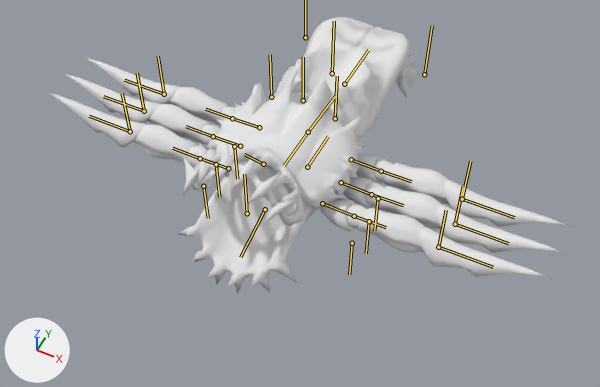
Before and after pictures for a commit that changed the glTF model Project/area/1 sand oasis/boss/data/model/SandScorpion.gltf.
Before and after are seen from a camera (50 mm lens) standing at (13.9, -28.7, 33.4) and looking at (0.8, -2.6, 0.9). The axes (+X, +Y, +Z) are drawn at lower left. The lights are the same throughout. Both versions are drawn at frame 0 of the action 'flying-eye-active'; the numbers are the values there. The bones that bend it are drawn over the model as lines.

Names of what the first picture shows: 'ScorpionMesh'.
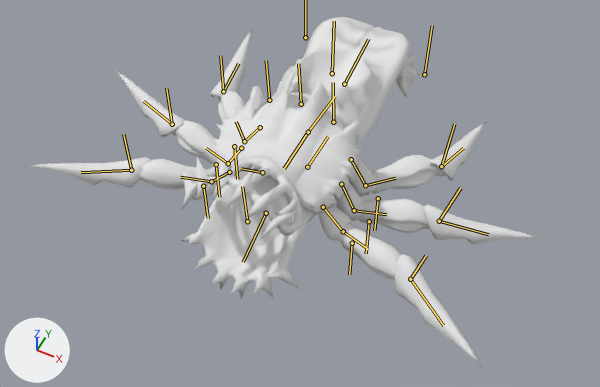
The change, as JSON lines over the scene's bpy script:
```json
{"block": "bone_chest", "where": "bone_chest = bpy.data.objects['ScorpionRoot'].pose.bones['chest']  # child of 'root'"}
{"op": "set", "path": "bone_chest.rotation_quaternion", "old": "(1.0, 0.0, 0.0, 0.0)", "new": "(0.999, 0.044, 0.0, 0.0)", "note": "degrees (0, 0, 0) -> degrees (5, 0, 0)"}
{"block": "bone_l_leg_01_1", "where": "bone_l_leg_01_1 = bpy.data.objects['ScorpionRoot'].pose.bones['l_leg_01_1']  # child of 'chest'"}
{"op": "set", "path": "bone_l_leg_01_1.rotation_quaternion", "old": "(1.0, 0.0, 0.0, 0.0)", "new": "(0.914, 0.103, 0.129, -0.369)", "note": "degrees (0, 0, 0) -> degrees (6, 18, -43)"}
{"block": "bone_l_leg_01_2", "where": "bone_l_leg_01_2 = bpy.data.objects['ScorpionRoot'].pose.bones['l_leg_01_2']  # child of 'l_leg_01_1'"}
{"op": "set", "path": "bone_l_leg_01_2.rotation_quaternion", "old": "(1.0, 0.0, 0.0, 0.0)", "new": "(0.912, 0.0, 0.0, 0.41)", "note": "degrees (0, 0, 0) -> degrees (0, 0, 48)"}
{"block": "bone_l_leg_02_1", "where": "bone_l_leg_02_1 = bpy.data.objects['ScorpionRoot'].pose.bones['l_leg_02_1']  # child of 'chest'"}
{"op": "set", "path": "bone_l_leg_02_1.rotation_quaternion", "old": "(1.0, 0.0, 0.0, 0.0)", "new": "(0.851, -0.019, -0.19, -0.489)", "note": "degrees (0, 0, 0) -> degrees (9, -20, -61)"}
{"block": "bone_l_leg_02_2", "where": "bone_l_leg_02_2 = bpy.data.objects['ScorpionRoot'].pose.bones['l_leg_02_2']  # child of 'l_leg_02_1'"}
{"op": "set", "path": "bone_l_leg_02_2.rotation_quaternion", "old": "(1.0, 0.0, 0.0, 0.0)", "new": "(0.851, 0.0, 0.0, 0.525)", "note": "degrees (0, 0, 0) -> degrees (0, 0, 63)"}
{"block": "bone_l_leg_03_1", "where": "bone_l_leg_03_1 = bpy.data.objects['ScorpionRoot'].pose.bones['l_leg_03_1']  # child of 'chest'"}
{"op": "set", "path": "bone_l_leg_03_1.rotation_quaternion", "old": "(1.0, 0.0, 0.0, 0.0)", "new": "(-0.778, 0.141, 0.439, 0.426)", "note": "degrees (0, 0, 0) -> degrees (15, -53, -65)"}
{"block": "bone_l_leg_03_2", "where": "bone_l_leg_03_2 = bpy.data.objects['ScorpionRoot'].pose.bones['l_leg_03_2']  # child of 'l_leg_03_1'"}
{"op": "set", "path": "bone_l_leg_03_2.rotation_quaternion", "old": "(1.0, 0.0, 0.0, 0.0)", "new": "(0.832, 0.0, 0.0, 0.555)", "note": "degrees (0, 0, 0) -> degrees (0, 0, 67)"}
{"block": "bone_r_leg_01_1", "where": "bone_r_leg_01_1 = bpy.data.objects['ScorpionRoot'].pose.bones['r_leg_01_1']  # child of 'chest'"}
{"op": "set", "path": "bone_r_leg_01_1.rotation_quaternion", "old": "(1.0, 0.0, 0.0, 0.0)", "new": "(0.914, 0.103, -0.129, 0.369)", "note": "degrees (0, 0, 0) -> degrees (6, -18, 43)"}
{"block": "bone_r_leg_01_2", "where": "bone_r_leg_01_2 = bpy.data.objects['ScorpionRoot'].pose.bones['r_leg_01_2']  # child of 'r_leg_01_1'"}
{"op": "set", "path": "bone_r_leg_01_2.rotation_quaternion", "old": "(1.0, 0.0, 0.0, 0.0)", "new": "(0.912, 0.0, 0.0, -0.41)", "note": "degrees (0, 0, 0) -> degrees (0, 0, -48)"}
{"block": "bone_r_leg_02_1", "where": "bone_r_leg_02_1 = bpy.data.objects['ScorpionRoot'].pose.bones['r_leg_02_1']  # child of 'chest'"}
{"op": "set", "path": "bone_r_leg_02_1.rotation_quaternion", "old": "(1.0, 0.0, 0.0, 0.0)", "new": "(0.851, -0.019, 0.19, 0.489)", "note": "degrees (0, 0, 0) -> degrees (9, 20, 61)"}
{"block": "bone_r_leg_02_2", "where": "bone_r_leg_02_2 = bpy.data.objects['ScorpionRoot'].pose.bones['r_leg_02_2']  # child of 'r_leg_02_1'"}
{"op": "set", "path": "bone_r_leg_02_2.rotation_quaternion", "old": "(1.0, 0.0, 0.0, 0.0)", "new": "(0.851, 0.0, 0.0, -0.525)", "note": "degrees (0, 0, 0) -> degrees (0, 0, -63)"}
{"block": "bone_r_leg_03_1", "where": "bone_r_leg_03_1 = bpy.data.objects['ScorpionRoot'].pose.bones['r_leg_03_1']  # child of 'chest'"}
{"op": "set", "path": "bone_r_leg_03_1.rotation_quaternion", "old": "(1.0, 0.0, 0.0, 0.0)", "new": "(-0.778, 0.141, -0.439, -0.426)", "note": "degrees (0, 0, 0) -> degrees (15, 53, 65)"}
{"block": "bone_r_leg_03_2", "where": "bone_r_leg_03_2 = bpy.data.objects['ScorpionRoot'].pose.bones['r_leg_03_2']  # child of 'r_leg_03_1'"}
{"op": "set", "path": "bone_r_leg_03_2.rotation_quaternion", "old": "(1.0, 0.0, 0.0, 0.0)", "new": "(0.832, 0.0, 0.0, -0.555)", "note": "degrees (0, 0, 0) -> degrees (0, 0, -67)"}
{"block": "bone_tail", "where": "bone_tail = bpy.data.objects['ScorpionRoot'].pose.bones['tail']  # child of 'hip'"}
{"op": "set", "path": "bone_tail.rotation_quaternion", "old": "(1.0, 0.0, 0.0, 0.0)", "new": "(0.992, 0.127, 0.0, 0.0)", "note": "degrees (0, 0, 0) -> degrees (15, 0, 0)"}
{"block": "bone_l_ik_01", "where": "bone_l_ik_01 = bpy.data.objects['ScorpionRoot'].pose.bones['l_ik_01']  # child of 'root'"}
{"op": "set", "path": "bone_l_ik_01.location", "old": "(0.0, 0.0, 0.0)", "new": "(-0.75, -1.4, 1.34)"}
{"op": "set", "path": "bone_l_ik_01.rotation_quaternion", "old": "(1.0, 0.0, 0.0, 0.0)", "new": "(0.958, 0.034, -0.257, -0.126)", "note": "degrees (0, 0, 0) -> degrees (8, -29, -17)"}
{"block": "bone_l_ik_02", "where": "bone_l_ik_02 = bpy.data.objects['ScorpionRoot'].pose.bones['l_ik_02']  # child of 'root'"}
{"op": "set", "path": "bone_l_ik_02.location", "old": "(0.0, 0.0, 0.0)", "new": "(-1.0, -1.4, -1.0)"}
{"op": "set", "path": "bone_l_ik_02.rotation_quaternion", "old": "(1.0, 0.0, 0.0, 0.0)", "new": "(0.976, -0.023, 0.172, -0.129)", "note": "degrees (0, 0, 0) -> degrees (-5, 19, -16)"}
{"block": "bone_l_ik_03", "where": "bone_l_ik_03 = bpy.data.objects['ScorpionRoot'].pose.bones['l_ik_03']  # child of 'root'"}
{"op": "set", "path": "bone_l_ik_03.location", "old": "(0.0, 0.0, 0.0)", "new": "(-2.0, -1.4, -3.0)"}
{"op": "set", "path": "bone_l_ik_03.rotation_quaternion", "old": "(1.0, 0.0, 0.0, 0.0)", "new": "(0.759, -0.084, 0.637, -0.1)", "note": "degrees (0, 0, 0) -> degrees (-56, 72, -57)"}
{"block": "bone_r_ik_01", "where": "bone_r_ik_01 = bpy.data.objects['ScorpionRoot'].pose.bones['r_ik_01']  # child of 'root'"}
{"op": "set", "path": "bone_r_ik_01.location", "old": "(0.0, 0.0, 0.0)", "new": "(0.75, -1.4, 1.34)"}
{"op": "set", "path": "bone_r_ik_01.rotation_quaternion", "old": "(1.0, 0.0, 0.0, 0.0)", "new": "(0.966, 0.0, 0.259, 0.0)", "note": "degrees (0, 0, 0) -> degrees (0, 30, 0)"}
{"block": "bone_r_ik_02", "where": "bone_r_ik_02 = bpy.data.objects['ScorpionRoot'].pose.bones['r_ik_02']  # child of 'root'"}
{"op": "set", "path": "bone_r_ik_02.location", "old": "(0.0, 0.0, 0.0)", "new": "(1.0, -1.4, -1.0)"}
{"op": "set", "path": "bone_r_ik_02.rotation_quaternion", "old": "(1.0, 0.0, 0.0, 0.0)", "new": "(0.985, 0.0, -0.174, 0.0)", "note": "degrees (0, 0, 0) -> degrees (0, -20, 0)"}
{"block": "bone_r_ik_03", "where": "bone_r_ik_03 = bpy.data.objects['ScorpionRoot'].pose.bones['r_ik_03']  # child of 'root'"}
{"op": "set", "path": "bone_r_ik_03.location", "old": "(0.0, 0.0, 0.0)", "new": "(2.0, -1.4, -3.0)"}
{"op": "set", "path": "bone_r_ik_03.rotation_quaternion", "old": "(1.0, 0.0, 0.0, 0.0)", "new": "(0.766, 0.0, -0.643, 0.0)", "note": "degrees (0, 0, 0) -> degrees (0, -80, 0)"}
```

Pixel boxes [x1, y1, x2, y2] of what changed, in the pictures (600 x 387 px):
```json
{"object": "ScorpionMesh", "change": "posed", "before": [47, 17, 571, 294], "after": [28, 17, 541, 368], "on screen": "27% taller"}
{"bone": "chest", "before": "(308, 132) to (284, 165)", "after": "(308, 132) to (284, 168)"}
{"bone": "l_leg_01_1", "before": "(322, 203) to (354, 216)", "after": "(323, 207) to (343, 231)"}
{"bone": "l_leg_01_2", "before": "(354, 216) to (386, 227)", "after": "(343, 231) to (368, 249)"}
{"bone": "l_leg_02_1", "before": "(341, 182) to (371, 194)", "after": "(341, 184) to (354, 210)"}
{"bone": "l_leg_02_2", "before": "(371, 194) to (403, 205)", "after": "(354, 210) to (386, 214)"}
{"bone": "l_leg_03_1", "before": "(351, 159) to (381, 171)", "after": "(351, 159) to (365, 185)"}
{"bone": "l_leg_03_2", "before": "(381, 171) to (411, 181)", "after": "(365, 185) to (395, 178)"}
{"bone": "r_leg_01_1", "before": "(228, 168) to (200, 158)", "after": "(229, 172) to (211, 181)"}
{"bone": "r_leg_01_2", "before": "(200, 158) to (172, 148)", "after": "(211, 181) to (180, 177)"}
{"bone": "r_leg_02_1", "before": "(240, 146) to (213, 136)", "after": "(241, 148) to (228, 163)"}
{"bone": "r_leg_02_2", "before": "(213, 136) to (186, 126)", "after": "(228, 163) to (206, 148)"}
{"bone": "r_leg_03_1", "before": "(259, 127) to (232, 118)", "after": "(260, 127) to (244, 141)"}
{"bone": "r_leg_03_2", "before": "(232, 118) to (205, 109)", "after": "(244, 141) to (236, 121)"}
{"bone": "tail", "before": "(344, 84) to (368, 50)", "after": "(344, 84) to (368, 39)"}
{"bone": "l_ik_01", "before": "(438, 247) to (446, 210)", "after": "(410, 279) to (426, 255)"}
{"bone": "l_ik_02", "before": "(455, 224) to (463, 186)", "after": "(439, 221) to (460, 188)"}
{"bone": "l_ik_03", "before": "(462, 199) to (470, 161)", "after": "(441, 166) to (454, 124)"}
{"bone": "r_ik_01", "before": "(130, 131) to (122, 93)", "after": "(131, 170) to (123, 134)"}
{"bone": "r_ik_02", "before": "(144, 111) to (137, 73)", "after": "(172, 124) to (166, 88)"}
{"bone": "r_ik_03", "before": "(164, 94) to (158, 56)", "after": "(223, 91) to (220, 55)"}
```
